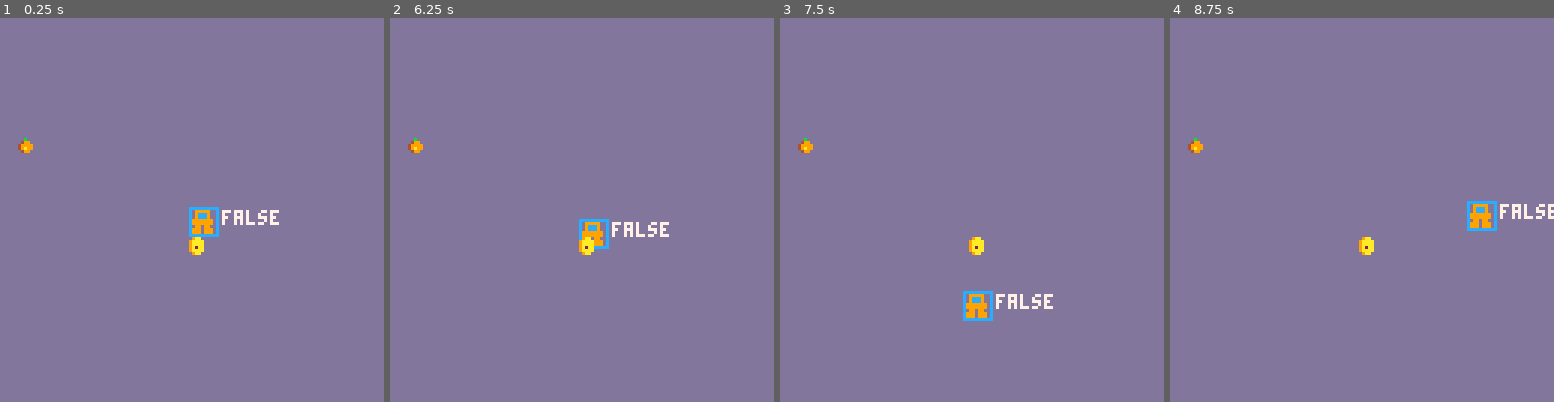
Above: before the commit, frames 1-4 (left to right).
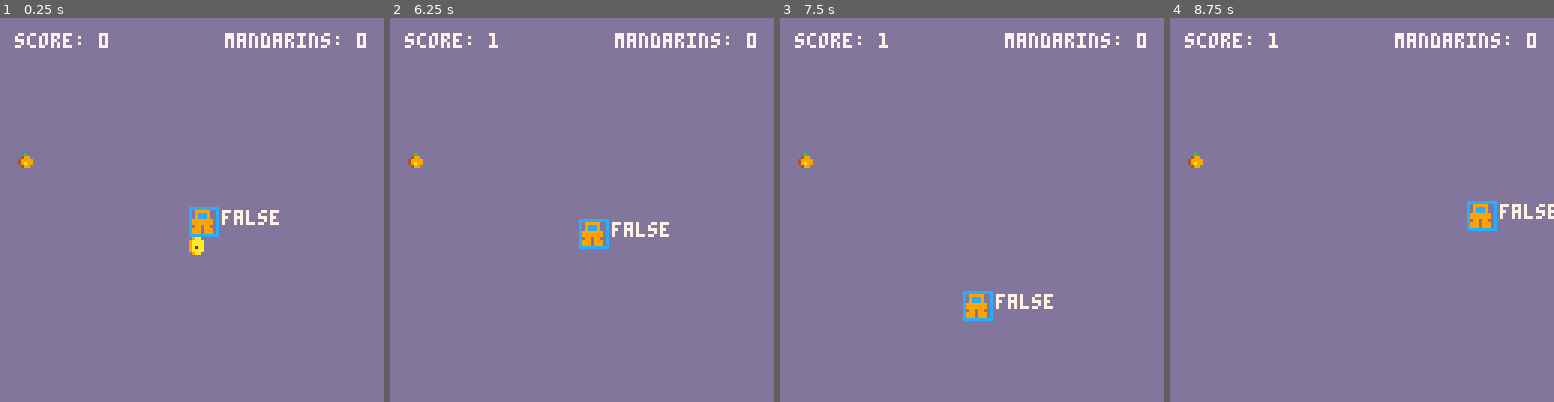
Above: after the commit, the same moments.

Repository: Thomasjkeel/first-game
Game: PICO-8 cartridge test_first_game.p8
Same seed, same stepped clock (60 frames per second), same inputs: the game is played once before the commit and once after it.
Inputs:
- Up to frame 1 (0.25 s): no input
- Up to frame 2 (6.25 s): hold Left 1.97-2.37 s; hold Down 2.42-2.82 s; hold Right 2.87-3.53 s; hold Up 3.58-4.08 s; hold Right 4.13-4.53 s; hold Down 4.58-5.08 s; hold Left 5.13-5.8 s; hold Up 5.85-6.18 s; hold Left from 6.23 s (still down)
- Up to frame 3 (7.5 s): release Left at 6.63 s; hold Down 6.68-7.08 s; hold Right from 7.13 s (still down)
- Up to frame 4 (8.75 s): release Right at 7.8 s; hold Up 7.85-8.35 s; hold Right from 8.4 s (still down)

The runs differ from the first frame. In frame 1, 1.3% of the frame differs, in the area x 3-96%, y 3-40%; in frame 2, 1.4%, in the area x 3-96%, y 3-62%; in frame 3, 1.4%; in frame 4, 1.4%.

Commit message:
add_score_board

Diff:
--- a/test_first_game.p8
+++ b/test_first_game.p8
@@ -7,8 +7,12 @@
 local player
 local mandarin
 local coin
+local score
+local mandarin_score
 
 function _init()
+ score=0
+ mandarin_score=0
  player = {
   x=64,
   y=64,
@@ -17,11 +21,12 @@
   width=8,
   height=8,
   move_speed=2,
-  vertically_alligned=false,
+  alligned=false,
+  mandarin_alligned=false,
   draw=function(self)
    spr(1, self.x, self.y)
    rect(self.x-1,self.y-1,self.x+self.width, self.y+self.height, 12)
-   print(self.vertically_alligned,self.x+10, self.y, 7)
+   print(self.alligned,self.x+10, self.y, 7)
    -- print(self.name, self.x-7, self.y-7, 7)
   end,
   update=function(self)
@@ -43,9 +48,26 @@
    local top=self.y
    local bottom=self.y+self.height
    if left<coin.x and coin.x<right and top<coin.y and coin.y<bottom then
-    self.vertically_alligned=true
+    self.alligned=true
    else
-    self.vertically_alligned=false
+    self.alligned=false
+   end
+   -- collect the coin
+   if self.alligned and not coin.iscollected then
+    coin.iscollected=true
+    sfx(0)
+    score+=1
+   end
+   -- mandarin hit detection
+   if left<mandarin.x and mandarin.x<right and top<mandarin.y and mandarin.y<bottom then
+    self.mandarin_alligned=true
+   else
+    self.mandarin_alligned=false
+   end
+   if self.mandarin_alligned and not mandarin.iscollected then
+    mandarin.iscollected=true
+    sfx(2)
+    mandarin_score+=1
    end
 
   end
@@ -54,22 +76,28 @@
  coin={
   x=flr(rnd(40))+64,
   y=flr(rnd(40))+64,
+  iscollected=false,
   update=function(self)
   end,
   draw=function(self)
-   spr(3, self.x-3, self.y-4)
-   pset(self.x,self.y,2)
+   if not self.iscollected then
+    spr(3, self.x-3, self.y-4)
+    pset(self.x,self.y,2)
+   end
   end
  }
  -- mandarin
  mandarin={
   x=flr(rnd(40))+5,
-  y=flr(rnd(40))+5,
+  y=flr(rnd(40))+10,
+  iscollected=false,
   update=function(self)
   end,
   draw=function(self)
-   spr(4, self.x-3, self.y-4)
-   pset(self.x,self.y,10)
+   if not self.iscollected then
+    spr(4, self.x-3, self.y-4)
+    pset(self.x,self.y,10)
+   end
   end
  }
 end
@@ -82,6 +110,8 @@
 
 function _draw()
  cls(13)
+ print("score: " .. score, 5, 5, 7)
+ print("mandarins: " .. mandarin_score, 75, 5, 7)
  player:draw()
  coin:draw()
  mandarin:draw()
Not shown, changed: the sound effects (__sfx__) section of test_first_game.p8
